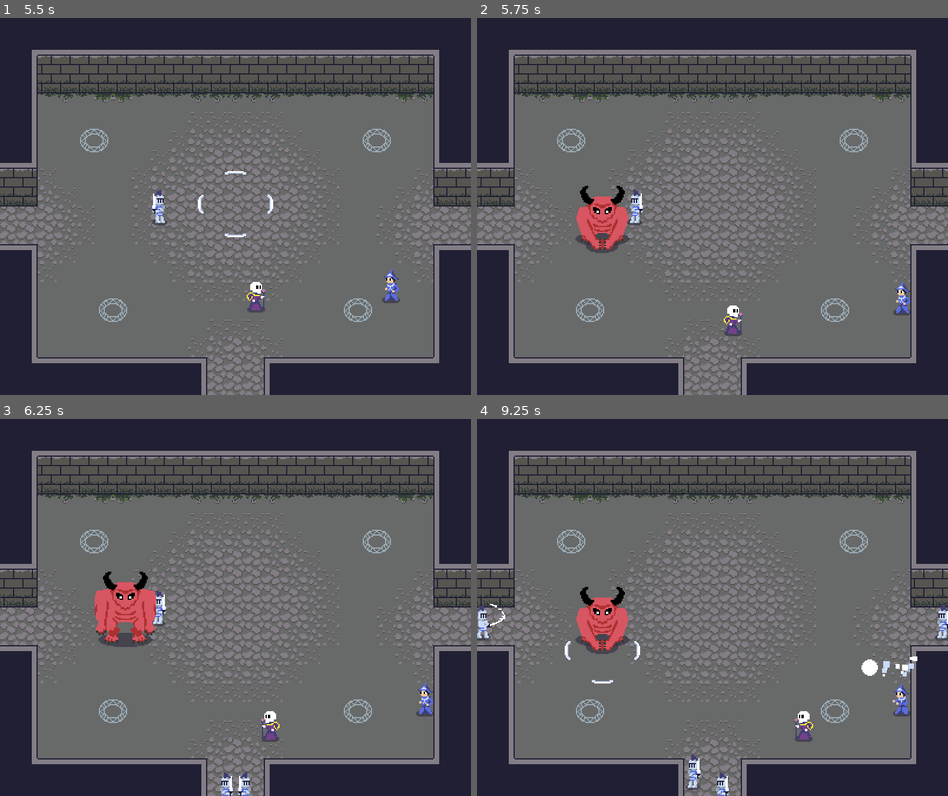
Above: before the commit, frames 1-4 (two rows, left to right).
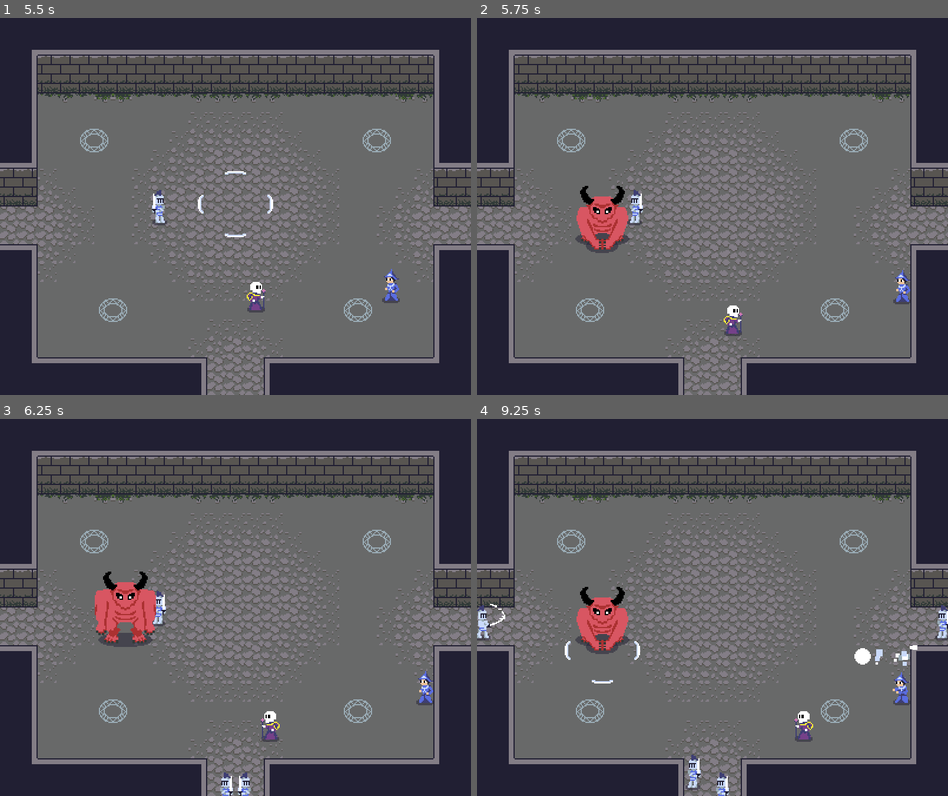
Above: after the commit, the same moments.

Repository: svntax/LD46-KeepItAlive
Game: Godot game, scene res://MainMenu/Main.tscn
The game is run twice, just before and just after one commit, with the same random seed, the same clock (stepped at 60 frames per second) and the same inputs. The engine's default icon, where the game draws it, is replaced by a stand-in: a white triangle on a blue panel in a dark square.
Inputs (mouse positions are in pixels of both pictures, inside the frame that each line leads up to):
- Up to frame 1 (5.5 s): tap Enter (ui_accept) at 0.5, 0.6, 0.77, 1.07, 1.52, 1.55, 1.82, 2.1, 3.02, 3.05, 3.32, 3.6, 3.77, 4.07, 4.52, 4.55, 4.82, 5.1 s; move the mouse to (339, 187) at 0.52 s; hold Right (MOVE_RIGHT) 0.53-1.28 s; move the mouse to (141, 225) at 1.27 s; hold Down (MOVE_DOWN) 1.28-2.03 s; click (141, 225) at 1.35 s; move the mouse to (282, 123) at 2.02 s; hold Right (MOVE_RIGHT) 2.03-2.78 s; move the mouse to (211, 281) at 2.77 s; hold Up (MOVE_UP) 2.78-3.53 s; click (211, 281) at 2.85 s; move the mouse to (376, 263) at 3.52 s; hold Left (MOVE_LEFT) 3.53-5.03 s; move the mouse to (94, 149) at 4.27 s; click (94, 149) at 4.35 s; move the mouse to (259, 206) at 5.02 s; hold Down (MOVE_DOWN) from 5.03 s (still down)
- Up to frame 2 (5.75 s): keep holding Down (MOVE_DOWN)
- Up to frame 3 (6.25 s): move the mouse to (164, 513) at 5.77 s; release Down (MOVE_DOWN) at 5.78 s; hold Right (MOVE_RIGHT) from 5.78 s (still down); click (164, 513) at 5.85 s; tap Enter (ui_accept) at 6.02, 6.05 s
- Up to frame 4 (9.25 s): tap Enter (ui_accept) at 6.32, 6.6, 6.77, 7.07, 7.52, 7.55, 7.82, 8.1, 9.02, 9.05 s; move the mouse to (816, 588) at 6.52 s; release Right (MOVE_RIGHT) at 6.53 s; hold Up (MOVE_UP) 6.53-7.28 s; move the mouse to (618, 626) at 7.27 s; hold Right (MOVE_RIGHT) 7.28-8.03 s; click (618, 626) at 7.35 s; move the mouse to (759, 524) at 8.02 s; hold Down (MOVE_DOWN) 8.03-8.78 s; move the mouse to (688, 682) at 8.77 s; hold Left (MOVE_LEFT) from 8.78 s (still down); click (688, 682) at 8.85 s

Frame 1 is identical in both runs. In frame 2, 0.2% of the frame differs, in the area x 88-92%, y 66-79%; in frame 3, 0.2%; in frame 4, 0.7%, in the area x 80-94%, y 60-79%.

Commit message:
Sprite cleanup and renaming BasicEnemy to MageEnemy.

Diff:
--- a/Enemies/BasicEnemy.tscn
+++ b/Enemies/MageEnemy.tscn
@@ -1,7 +1,7 @@
 [gd_scene load_steps=13 format=2]
 
 [ext_resource path="res://Enemies/mage_enemy.png" type="Texture" id=1]
-[ext_resource path="res://Enemies/BasicEnemy.gd" type="Script" id=2]
+[ext_resource path="res://Enemies/MageEnemy.gd" type="Script" id=2]
 [ext_resource path="res://Enemies/mage_enemy_attack.png" type="Texture" id=3]
 [ext_resource path="res://Bullets/bullet_grow.png" type="Texture" id=4]
 [ext_resource path="res://shadow_small.png" type="Texture" id=5]
--- a/Enemies/MageSpawner.gd
+++ b/Enemies/MageSpawner.gd
@@ -1,6 +1,6 @@
 extends Node2D
 
-var mage_enemy_scene = load("res://Enemies/BasicEnemy.tscn")
+var mage_enemy_scene = load("res://Enemies/MageEnemy.tscn")
 
 onready var spawn_pos = $SpawnPos
 onready var spawn_timer = $SpawnTimer
--- a/GameplayScene/Gameplay.tscn
+++ b/GameplayScene/Gameplay.tscn
@@ -7,7 +7,7 @@
 [ext_resource path="res://Enemies/KnightEnemy.tscn" type="PackedScene" id=5]
 [ext_resource path="res://Allies/Boss.tscn" type="PackedScene" id=6]
 [ext_resource path="res://Enemies/MageSpawner.tscn" type="PackedScene" id=7]
-[ext_resource path="res://Enemies/BasicEnemy.tscn" type="PackedScene" id=8]
+[ext_resource path="res://Enemies/MageEnemy.tscn" type="PackedScene" id=8]
 
 [sub_resource type="RectangleShape2D" id=1]
 extents = Vector2( 24, 16 )
Binary file removed: Allies/Boss.png
Not shown, removed: Allies/Boss.png.import
Renamed: Enemies/BasicEnemy.gd -> Enemies/MageEnemy.gd
Binary file removed: Enemies/basic_enemy.png
Not shown, removed: Enemies/basic_enemy.png.import
